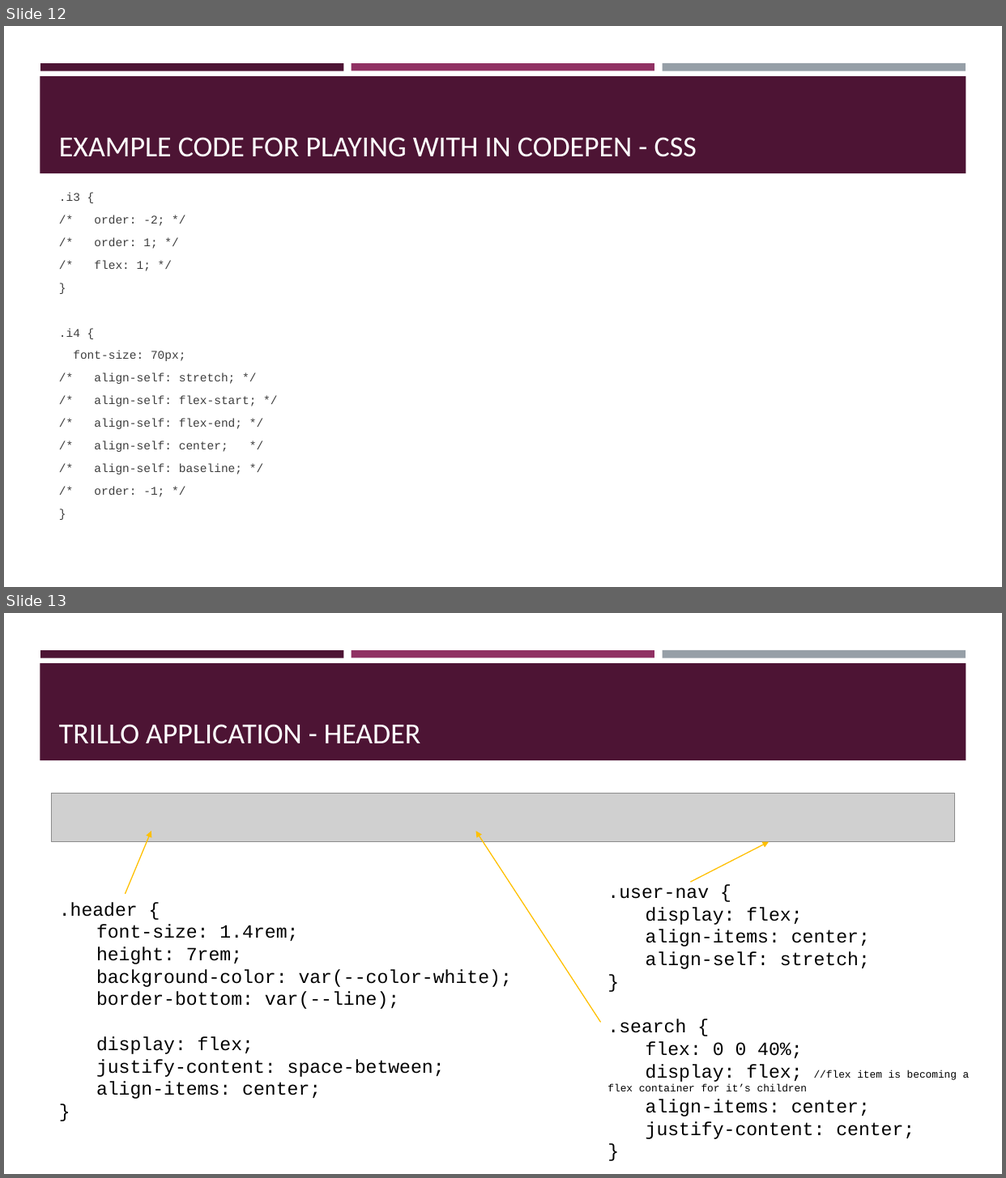
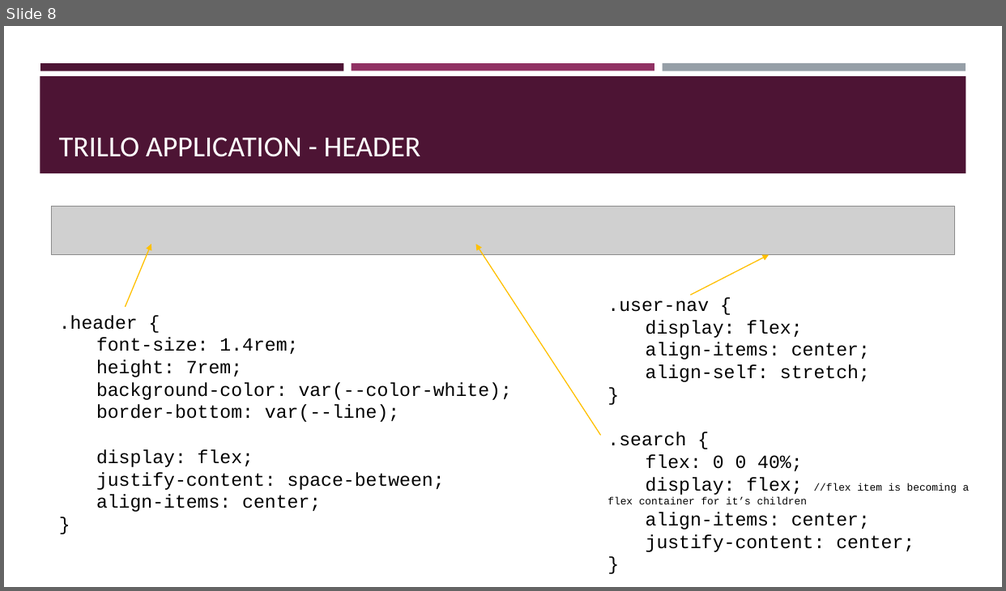
Before and after one commit to ruthlaird/advanced-css-course, a slide deck: Trillo/presentation/Trillo project - what I learnt.pptx. Shown one above the other, each under a label of ours: slides 12 and 13 before the commit, slide 8 after it. The pictures are 1006x1178 and 1006x591 pixels, drawn with LibreOffice and Linux fonts; fonts in the diff are those of the drawing; grey boxes stand for pictures. Boxes give left, top, right and bottom in pixels: in the first picture for what was removed or moved away, otherwise in the second. Text is boxed around its words. In the diff, an @@ line names an element or a change of style, - is before the commit and + after.

```diff
--- a/Trillo/presentation/Trillo project - what I learnt.pptx
+++ b/Trillo/presentation/Trillo project - what I learnt.pptx
@@ slide 12 removed at (x1=4, y1=26, x2=1002, y2=587), background #FFFFFF; not listed: 4 template elements that a slide beside it also shows @@
@@ title removed at (x1=59, y1=137, x2=697, y2=157) @@
-EXAMPLE CODE FOR PLAYING WITH IN CODEPEN - CSS
@@ text removed at (x1=59, y1=215, x2=257, y2=497) @@
-.i3 {
-/* order: -2; */
-/* order: 1; */
-/* flex: 1; */
-}
-.i4 {
-font-size: 70px;
-/* align-self: stretch; */
-/* align-self: flex-start; */
-/* align-self: flex-end; */
-/* align-self: center; */
-/* align-self: baseline; */
-/* order: -1; */
-}
@@ what was slide 13 is now slide 8 @@
```
Also in this commit, not shown: 1 slide changed, 4 other slides removed, 14 other files.
